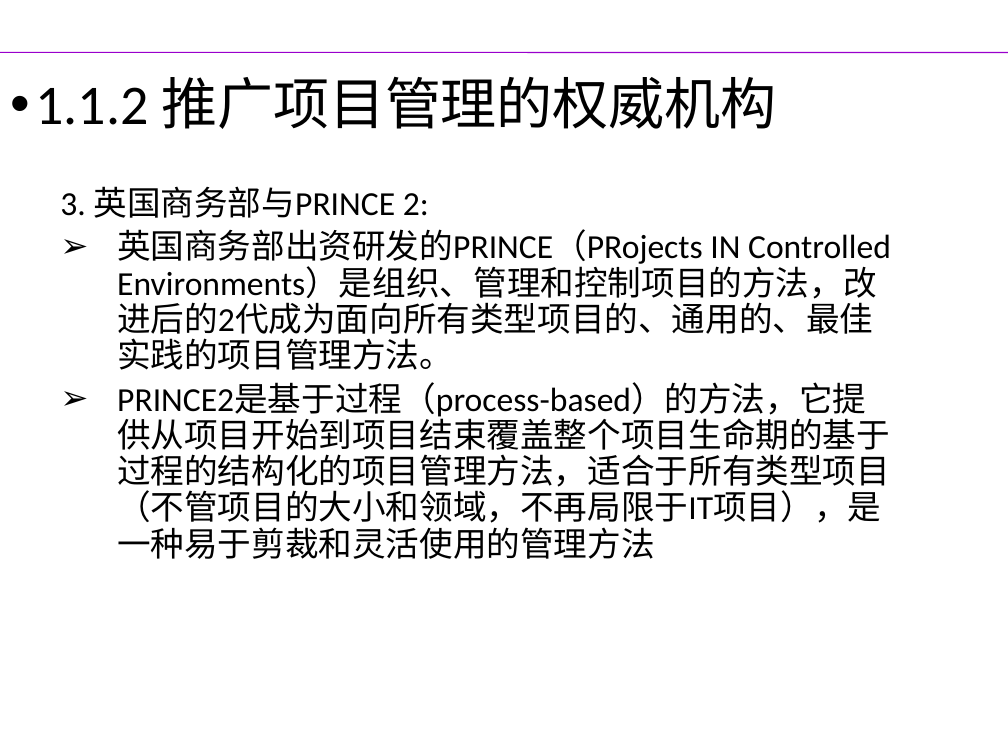
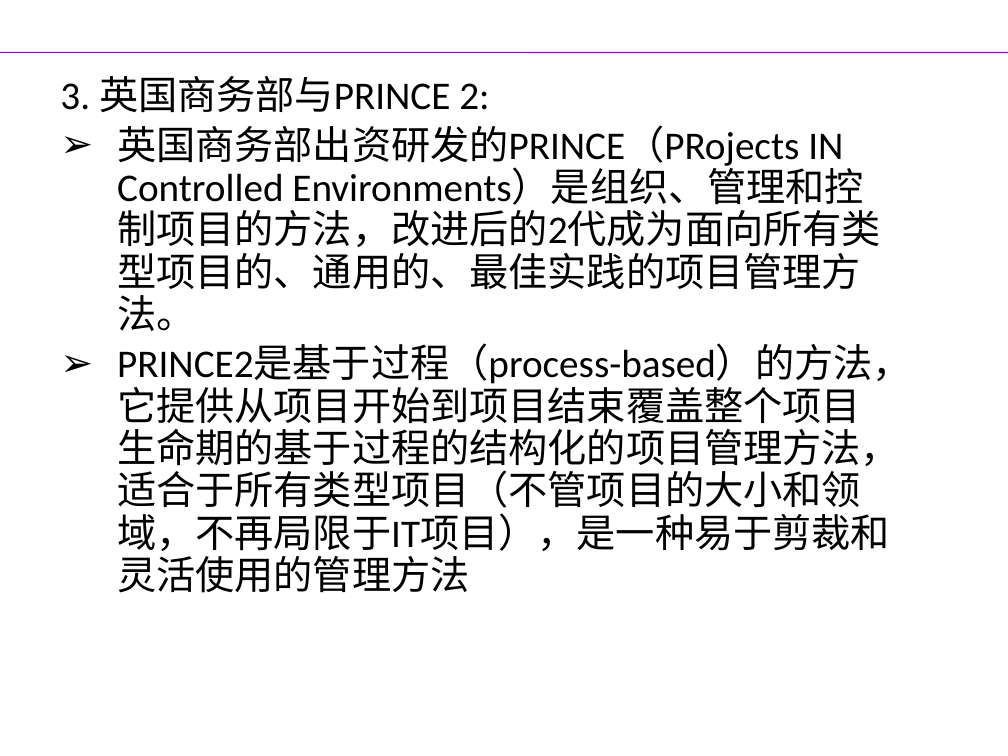
Before and after one commit to yanghui58/project_manager, a slide deck: slide 12 of 第1章 信息系统项目的特点与规划.pptx (slide 11 before the commit). Drawn at 1008x756 pixels with LibreOffice and Linux fonts; fonts in the diff are those of the drawing; background and template pictures are left out. Boxes give left, top, right and bottom in pixels: in the first picture for what was removed or moved away, otherwise in the second. Text is boxed around its words. In the diff, an @@ line names an element or a change of style, - is before the commit and + after.

```diff
--- a/第1章 信息系统项目的特点与规划.pptx
+++ b/第1章 信息系统项目的特点与规划.pptx
@@ text "3. 英国商务部与PRINCE 2:" at <box>60,76,912,593</box>: size 24 to 28 pt @@
@@ text at <box>35,77,776,129</box>: paragraph removed @@
-• 1.1.2 推广项目管理的权威机构
```
Also in this commit, not shown: 16 other slides changed, 2 slides added, 1 other file.
